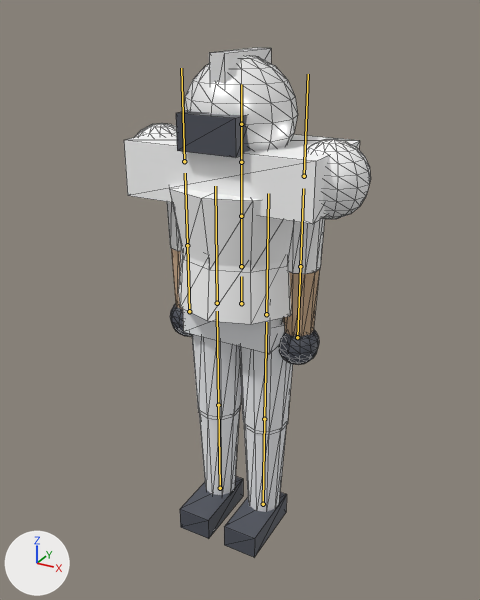
The glTF model assets/player.glb as it was, and as the next commit left it.
The view is the same before and after, from a camera (50 mm lens) standing at (1.032, -1.888, 1.877) and looking at (0.023, -0.054, 0.96). Every picture has the same lights, and +X, +Y and +Z are marked at lower left. The first picture is the older version. The bones that bend it are drawn over the model as lines. Mesh edges are drawn as thin lines.
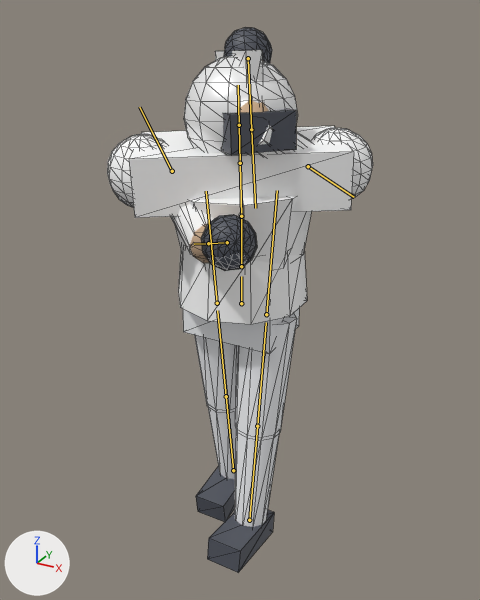
The newer file adds an action. The first version stands in its rest pose; the second is drawn at frame 4 of the action 'throw'.

Pixel boxes [x1, y1, x2, y2] of what changed, in the pictures (480 x 600 px):
'Mesh_0', posed (8% wider, 7% taller): before [124, 48, 371, 557]; after [107, 27, 373, 573]
bone 'chest', root to tip: before (241, 216) to (241, 162); after (241, 216) to (240, 163)
bone 'head', root to tip: before (241, 124) to (241, 84); after (239, 125) to (238, 85)
bone 'upperArmL', root to tip: before (184, 161) to (181, 68); after (172, 171) to (139, 107)
bone 'forearmL', root to tip: before (187, 245) to (185, 173); after (208, 243) to (194, 244)
bone 'upperArmR', root to tip: before (304, 176) to (308, 74); after (308, 166) to (354, 197)
bone 'forearmR', root to tip: before (300, 266) to (303, 188); after (251, 129) to (255, 208)
bone 'upperLegL', root to tip: before (217, 303) to (215, 186); after (217, 303) to (206, 191)
bone 'upperLegR', root to tip: before (266, 314) to (268, 193); after (266, 314) to (277, 190)

The edits, one by one:
Bone 'chest' (bone_chest) turns from (0, 0, 0) to (4, 31, 2) degrees about its own x, y and z.
Bone 'head' (bone_head) turns from (0, 0, 0) to (-6, 17, -2) degrees about its own x, y and z.
Bone 'upperArmL' (bone_upperarml) turns from (0, 0, 0) to (-51, 18, 13) degrees about its own x, y and z.
Bone 'forearmL' (bone_forearml) turns from (0, 0, 0) to (-56, 0, 0) degrees about its own x, y and z.
Bone 'upperArmR' (bone_upperarmr) turns from (0, 0, 0) to (-142, -25, 31) degrees about its own x, y and z.
Bone 'forearmR' (bone_forearmr) turns from (0, 0, 0) to (-94, 0, 0) degrees about its own x, y and z.
Bone 'upperLegL' (bone_upperlegl) turns from (0, 0, 0) to (8, 0, 0) degrees about its own x, y and z.
Bone 'upperLegR' (bone_upperlegr) turns from (0, 0, 0) to (-8, 0, 0) degrees about its own x, y and z.
